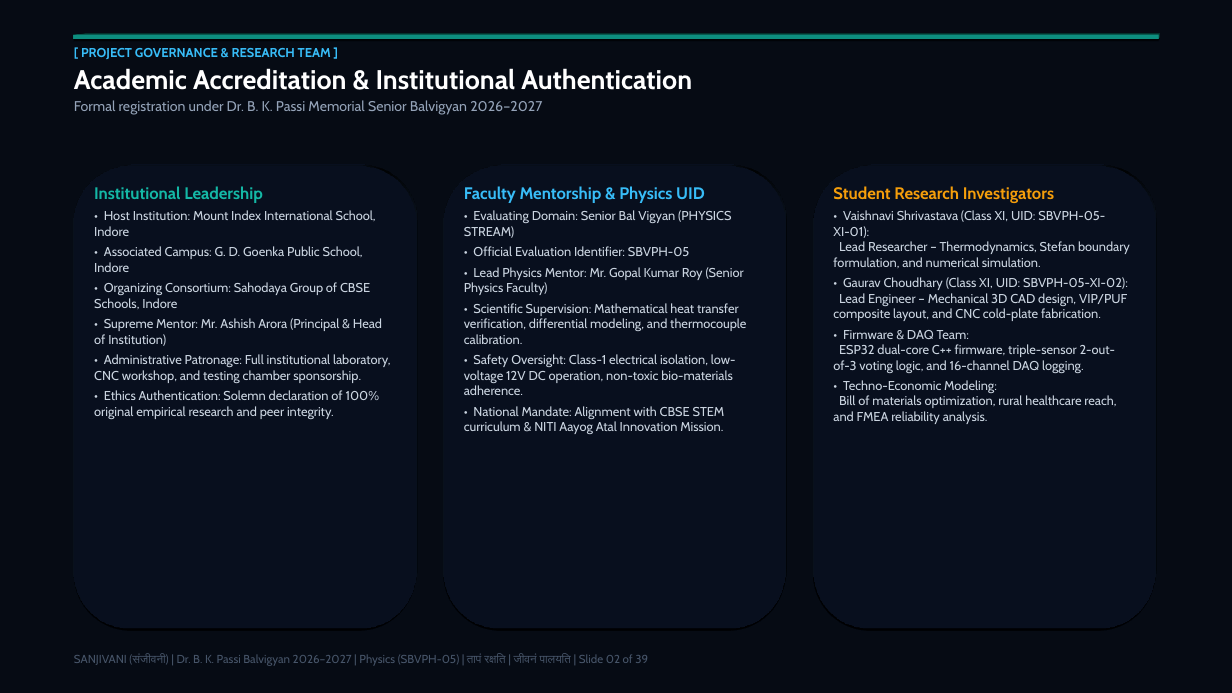
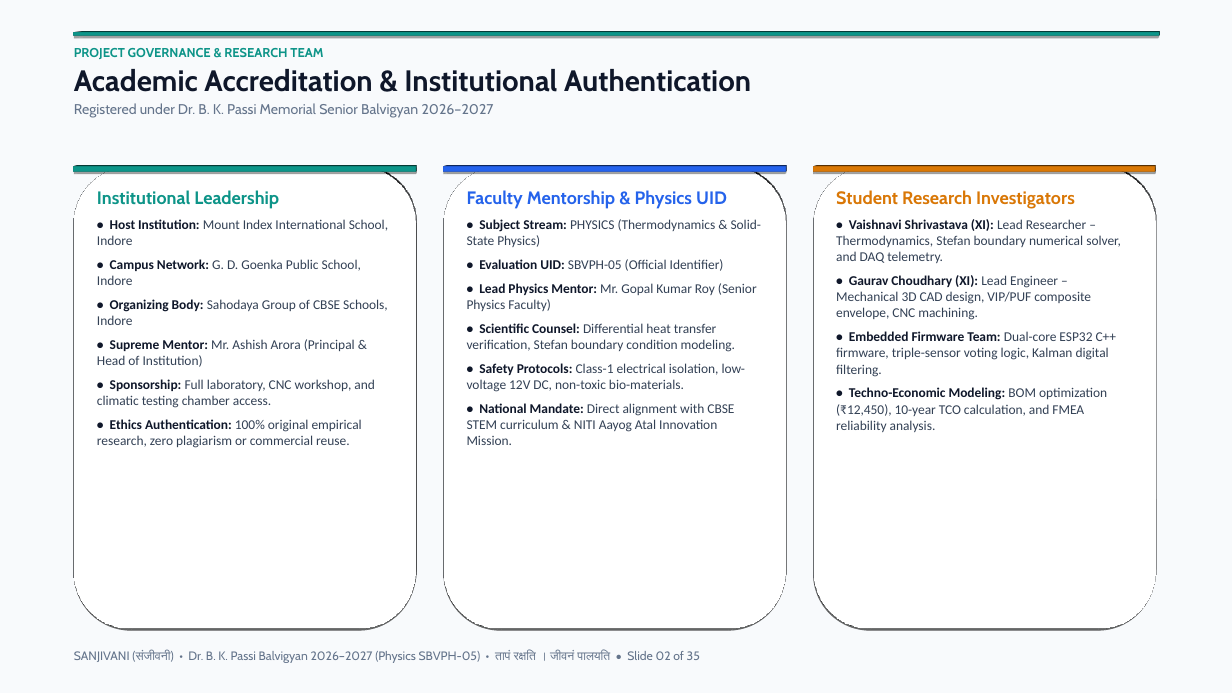
Before and after one commit to vividhedu-hash/Sanjivani, a slide deck: slide 2 of SANJIVANI_Balvigyan_Keynote_Presentation.pptx. Drawn at 1232x693 pixels with LibreOffice and Linux fonts; fonts in the diff are those of the drawing. Boxes give left, top, right and bottom in pixels: in the first picture for what was removed or moved away, otherwise in the second. Text is boxed around its words. In the diff, an @@ line names an element or a change of style, - is before the commit and + after.

Commit message:
Transform presentation to stunning light theme with high readability and large visual diagrams

```diff
--- a/SANJIVANI_Balvigyan_Keynote_Presentation.pptx
+++ b/SANJIVANI_Balvigyan_Keynote_Presentation.pptx
@@ rectangle at (0,0,1232,693): fill #060B14 to #F8FAFC @@
@@ text at (74,48,323,59): text changed; text colour #38BDF8 to #0D9488 @@
-[ PROJECT GOVERNANCE & RESEARCH TEAM ]
+PROJECT GOVERNANCE & RESEARCH TEAM
@@ rectangle at (74,32,1158,36): fill #14B8A6 to #0D9488; shadow changed @@
@@ text at (74,69,751,92): size 21 to 23 pt, text colour #FFFFFF to #0F172A in "Academic Accreditation & Institutional Authentication" @@
@@ text at (74,103,494,118): text changed; text colour #94A3B8 to #64748B @@
-Formal registration under Dr. B. K. Passi Memorial Senior Balvigyan 2026–2027
+Registered under Dr. B. K. Passi Memorial Senior Balvigyan 2026–2027
@@ rectangle added at (74,166,416,172), fill #0D9488 @@
@@ rectangle added at (444,166,786,172), fill #2563EB @@
@@ fill #0B1528 to #FFFFFF; outline #1E3A5F 1 pt to #E2E8F0 1.5 pt; shadow changed in 3 elements at (74,166,416,628), (444,166,786,628), (813,166,1155,628) @@
@@ rectangle added at (813,166,1155,172), fill #D97706 @@
@@ text at (97,190,388,367): size 13 to 14 pt, text colour #14B8A6 to #0D9488 in "Institutional Leadership"; size 10 to 10.5 pt, font Cabin to Calibri in "• Host Institution: Mount Index International School, ...", "• Supreme Mentor: Mr. Ashish Arora (Principal ..."; text colour #CBD5E1 to #0F172A, bold on in "• Host Institution:", "• Supreme Mentor:"; text colour #CBD5E1 to #334155 in "Mount Index International School, Indore", "Mr. Ashish Arora (Principal & Head of ..."; more space between paragraphs @@
@@ text at (467,190,757,311): size 13 to 14 pt, text colour #38BDF8 to #2563EB in "Faculty Mentorship & Physics UID"; size 10 to 10.5 pt, font Cabin to Calibri in "• Lead Physics Mentor: Mr. Gopal Kumar ..."; text colour #CBD5E1 to #0F172A, bold on in "• Lead Physics Mentor:"; text colour #CBD5E1 to #334155 in "Mr. Gopal Kumar Roy (Senior Physics Faculty)"; more space between paragraphs @@
@@ text at (836,190,1075,209): size 13 to 14 pt, text colour #F59E0B to #D97706 in "Student Research Investigators" @@
@@ text at (467,219,761,271): text changed; size 10 to 10.5 pt; font Cabin to Calibri; text colour #CBD5E1 to #334155 @@
-• Evaluating Domain: Senior Bal Vigyan (PHYSICS STREAM)
-• Official Evaluation Identifier: SBVPH-05
+• Subject Stream: PHYSICS (Thermodynamics & Solid-State Physics)
+• Evaluation UID: SBVPH-05 (Official Identifier)
@@ text at (836,219,1121,432): text changed; size 10 to 10.5 pt; font Cabin to Calibri; text colour #CBD5E1 to #334155 @@
-• Vaishnavi Shrivastava (Class XI, UID: SBVPH-05-XI-01):
-Lead Researcher – Thermodynamics, Stefan boundary formulation, and numerical simulation.
-• Gaurav Choudhary (Class XI, UID: SBVPH-05-XI-02):
-Lead Engineer – Mechanical 3D CAD design, VIP/PUF composite layout, and CNC cold-plate fabrication.
-• Firmware & DAQ Team:
-ESP32 dual-core C++ firmware, triple-sensor 2-out-of-3 voting logic, and 16-channel DAQ logging.
-• Techno-Economic Modeling:
-Bill of materials optimization, rural healthcare reach, and FMEA reliability analysis.
+• Vaishnavi Shrivastava (XI): Lead Researcher – Thermodynamics, Stefan boundary numerical solver, and DAQ telemetry.
+• Gaurav Choudhary (XI): Lead Engineer – Mechanical 3D CAD design, VIP/PUF composite envelope, CNC machining.
+• Embedded Firmware Team: Dual-core ESP32 C++ firmware, triple-sensor voting logic, Kalman digital filtering.
+• Techno-Economic Modeling: BOM optimization (₹12,450), 10-year TCO calculation, and FMEA reliability analysis.
@@ text at (97,259,388,325): text changed; size 10 to 10.5 pt; font Cabin to Calibri; text colour #CBD5E1 to #334155 @@
-• Associated Campus: G. D. Goenka Public School, Indore
-• Organizing Consortium: Sahodaya Group of CBSE Schools, Indore
+• Campus Network: G. D. Goenka Public School, Indore
+• Organizing Body: Sahodaya Group of CBSE Schools, Indore
@@ text at (467,323,745,445): text changed; size 10 to 10.5 pt; font Cabin to Calibri; text colour #CBD5E1 to #334155 @@
-• Scientific Supervision: Mathematical heat transfer verification, differential modeling, and thermocouple calibration.
-• Safety Oversight: Class-1 electrical isolation, low-voltage 12V DC operation, non-toxic bio-materials adherence.
-• National Mandate: Alignment with CBSE STEM curriculum & NITI Aayog Atal Innovation Mission.
+• Scientific Counsel: Differential heat transfer verification, Stefan boundary condition modeling.
+• Safety Protocols: Class-1 electrical isolation, low-voltage 12V DC, non-toxic bio-materials.
+• National Mandate: Direct alignment with CBSE STEM curriculum & NITI Aayog Atal Innovation Mission.
@@ text at (97,379,374,448): text changed; size 10 to 10.5 pt; font Cabin to Calibri; text colour #CBD5E1 to #334155 @@
-• Administrative Patronage: Full institutional laboratory, CNC workshop, and testing chamber sponsorship.
-• Ethics Authentication: Solemn declaration of 100% original empirical research and peer integrity.
+• Sponsorship: Full laboratory, CNC workshop, and climatic testing chamber access.
+• Ethics Authentication: 100% original empirical research, zero plagiarism or commercial reuse.
@@ text at (74,650,700,663): text changed; size 9 to 9.5 pt; text colour #475569 to #64748B @@
-SANJIVANI (संजीवनी) | Dr. B. K. Passi Balvigyan 2026–2027 | Physics (SBVPH-05) | तापं रक्षति | जीवनं पालयति | Slide 02 of 39
+SANJIVANI (संजीवनी) • Dr. B. K. Passi Balvigyan 2026–2027 (Physics SBVPH-05) • तापं रक्षति । जीवनं पालयति • Slide 02 of 35
```
Also in this commit, not shown: 33 other slides changed, 1 slide added, 5 slides removed, 3 other files.
